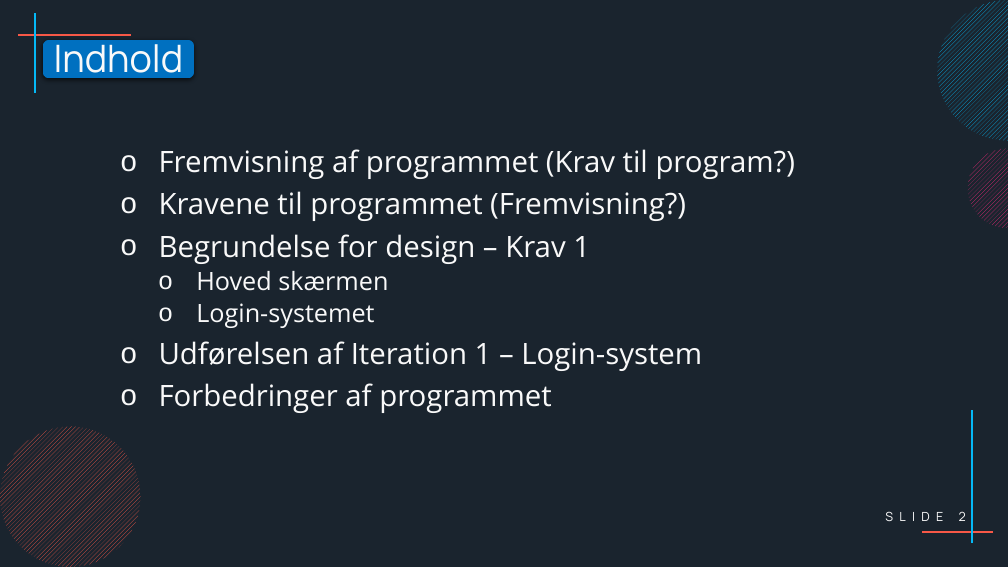
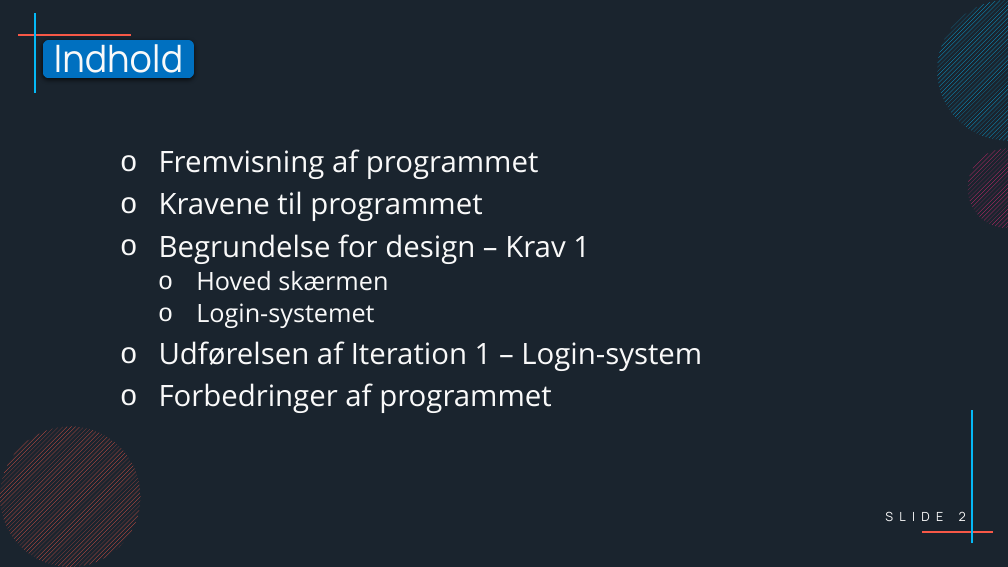
Before and after one commit to ProgrammeringOTGDKlassen/D-klassen-Programmering, a slide deck: slide 2 of Eksamensprojekt - Max/Præsentation/Præsentation af eksamensprojekt.pptx. Drawn at 1008x567 pixels with LibreOffice and Linux fonts; fonts in the diff are those of the drawing. Boxes give left, top, right and bottom in pixels: in the first picture for what was removed or moved away, otherwise in the second. Text is boxed around its words. In the diff, an @@ line names an element or a change of style, - is before the commit and + after.

```diff
--- a/Eksamensprojekt - Max/Præsentation/Præsentation af eksamensprojekt.pptx
+++ b/Eksamensprojekt - Max/Præsentation/Præsentation af eksamensprojekt.pptx
@@ text at (159,149,538,221): text changed @@
-o Fremvisning af programmet (Krav til program?)
-o Kravene til programmet (Fremvisning?)
+o Fremvisning af programmet
+o Kravene til programmet
```
Also in this commit, not shown: 6 other slides changed, 1 slide added, 1 other file.
